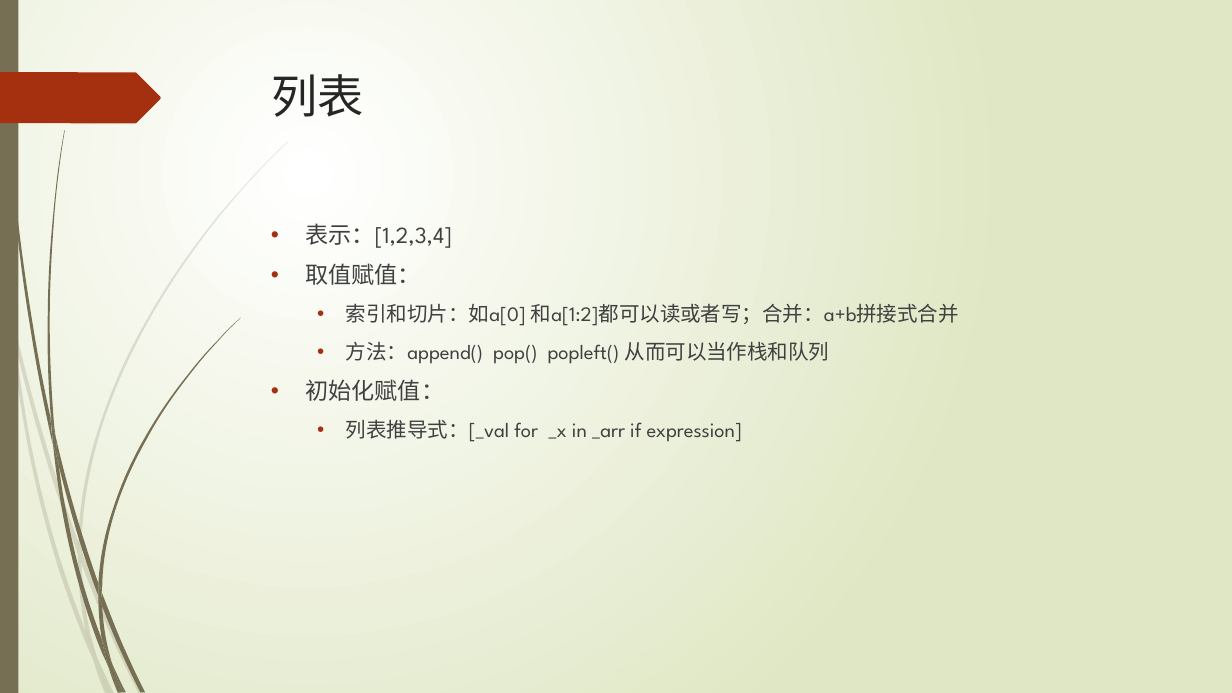
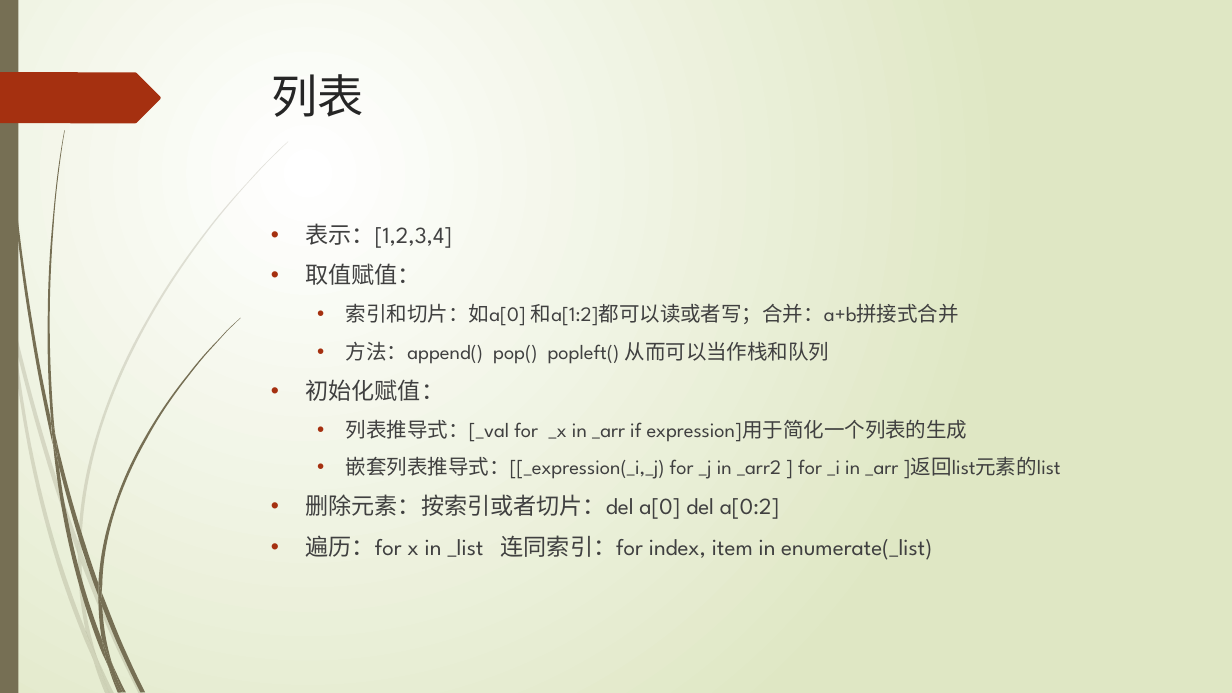
Before and after one commit to lspgithublxh/document, a slide deck: slide 23 of 编程语言/python/Python基础入门知识分享.pptx. Drawn at 1232x693 pixels with LibreOffice and Linux fonts; fonts in the diff are those of the drawing. Boxes give left, top, right and bottom in pixels: in the first picture for what was removed or moved away, otherwise in the second. Text is boxed around its words. In the diff, an @@ line names an element or a change of style, - is before the commit and + after.

Commit message:
add ppt

```diff
--- a/编程语言/python/Python基础入门知识分享.pptx
+++ b/编程语言/python/Python基础入门知识分享.pptx
@@ text at (306,419,1061,560): text changed @@
-  • 列表推导式：[_val for _x in _arr if expression]
+  • 列表推导式：[_val for _x in _arr if expression]用于简化一个列表的生成
+  • 嵌套列表推导式：[[_expression(_i,_j) for _j in _arr2 ] for _i in _arr ]返回list元素的list
+• 删除元素：按索引或者切片：del a[0] del a[0:2]
+• 遍历：for x in _list 连同索引：for index, item in enumerate(_list)
```
Also in this commit, not shown: 2 other slides changed, 1 slide added, 1 slide removed.
